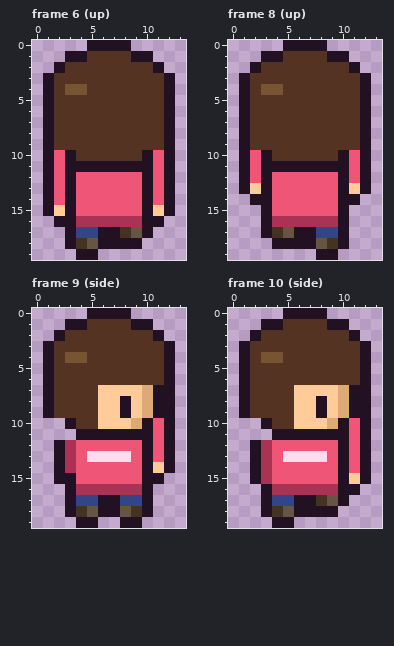
Pixel-art file -- games/picomon/art/hero.aseprite. The picture above is the old version.
14x20 pixels, 12 frames. Shown: frame 6 (up), frame 8 (up), frame 9 (side), frame 10 (side). The commit also changed other frames, which this record leaves out.
Once edited:
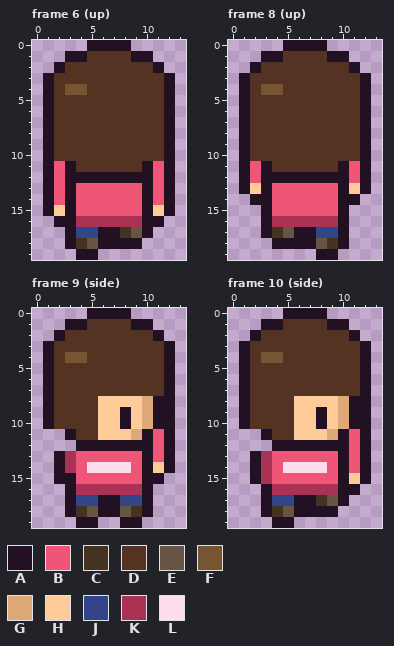
Palette (. is transparent): A #221122  B #ee5577  C #443322  D #553322  E #665544  F #775533  G #ddaa77  H #ffcc99  J #334488  K #aa3355  L #ffddee
The edit:
{"where": "frame 6 (up), layers \"outline\", \"fill\""}
{"frame":6,"y":10,"x":2,"old":"BA","new":"DD"}
{"frame":6,"y":10,"x":10,"old":"AB","new":"DD"}
{"frame":6,"y":11,"x":4,"old":"AAAAAA","new":"DDDDDD"}
{"frame":6,"y":12,"x":4,"old":"BBBBBB","new":"AAAAAA"}
{"where": "frame 8 (up), layers \"outline\", \"fill\""}
{"frame":8,"y":10,"x":2,"old":"BA","new":"DD"}
{"frame":8,"y":10,"x":10,"old":"AB","new":"DD"}
{"frame":8,"y":11,"x":4,"old":"AAAAAA","new":"DDDDDD"}
{"frame":8,"y":12,"x":4,"old":"BBBBBB","new":"AAAAAA"}
{"where": "frame 9 (side), layers \"outline\", \"shade\", \"fill\""}
{"frame":9,"y":7,"x":6,"old":"HHHHGA","new":"DDDDDD"}
{"frame":9,"y":8,"x":8,"old":"A","new":"H"}
{"frame":9,"y":10,"x":1,"old":"..A","new":"ADD"}
{"frame":9,"y":10,"x":8,"old":"HGAB","new":"AHGA"}
{"frame":9,"y":11,"x":3,"old":".AAAAAA","new":"ADDHHHG"}
{"frame":9,"y":12,"x":2,"old":"AKBBBBBB","new":"..AAAAAA"}
{"frame":9,"y":13,"x":5,"old":"LLLL","new":"BBBB"}
{"frame":9,"y":14,"x":5,"old":"BBBB","new":"LLLL"}
{"where": "frame 10 (side), layers \"outline\", \"shade\", \"fill\""}
{"frame":10,"y":7,"x":6,"old":"HHHHGA","new":"DDDDDD"}
{"frame":10,"y":8,"x":8,"old":"A","new":"H"}
{"frame":10,"y":10,"x":1,"old":"..A","new":"ADD"}
{"frame":10,"y":10,"x":8,"old":"HGAB","new":"AHGA"}
{"frame":10,"y":11,"x":3,"old":".AAAAAA","new":"ADDHHHG"}
{"frame":10,"y":12,"x":2,"old":"AKBBBBBB","new":"..AAAAAA"}
{"frame":10,"y":13,"x":5,"old":"LLLL","new":"BBBB"}
{"frame":10,"y":14,"x":5,"old":"BBBB","new":"LLLL"}
{"label":"changed","picture_box":[54,150,164,183]}
{"label":"changed","picture_box":[250,150,360,183]}
{"label":"changed","picture_box":[43,385,164,473]}
{"label":"changed","picture_box":[239,385,360,473]}
